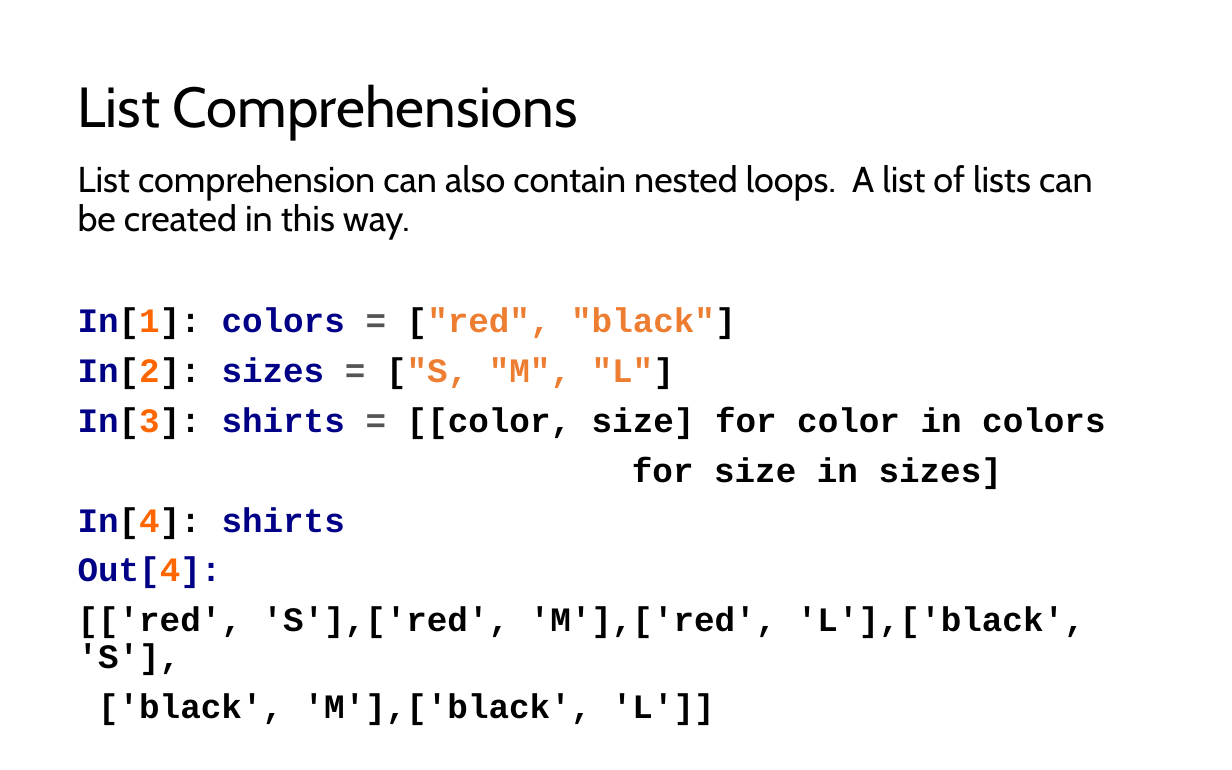
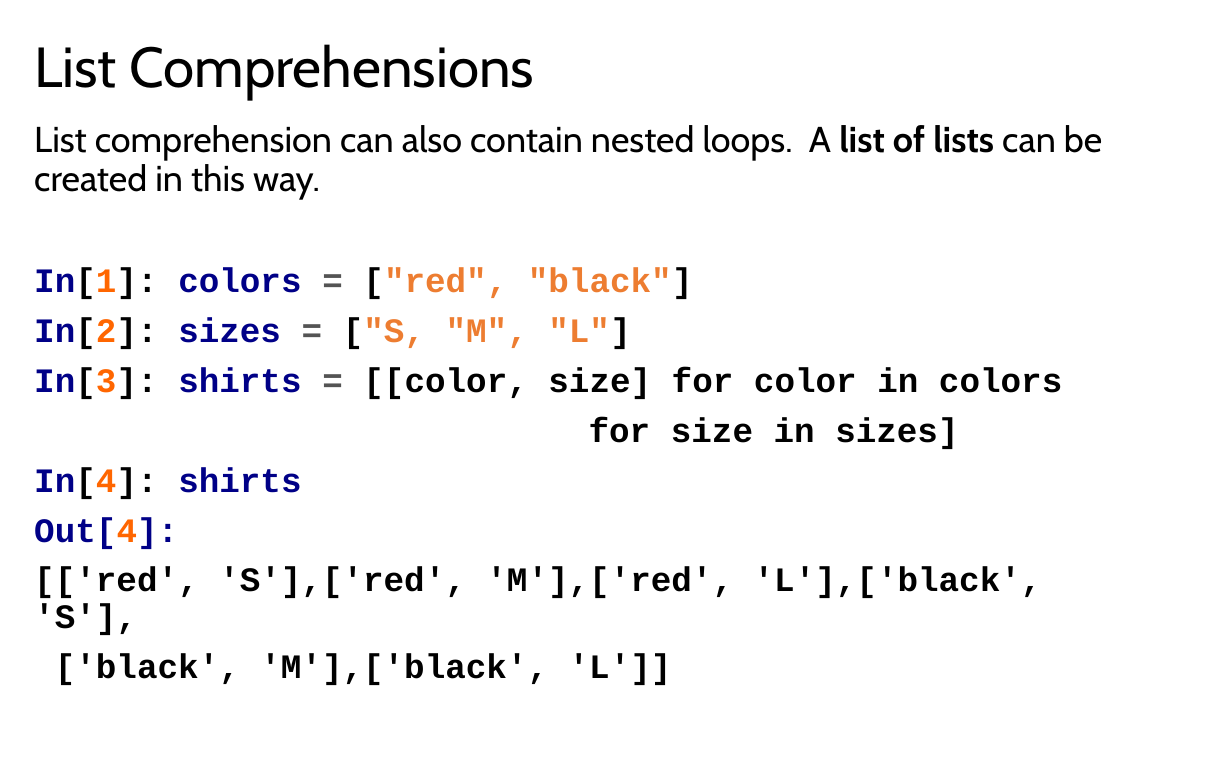
Before and after one commit to LongBaoNguyen/longbaonguyen.github.io, a slide deck: slide 23 of courses/apcsp/lect8.pptx. Drawn at 1232x770 pixels with LibreOffice and Linux fonts; fonts in the diff are those of the drawing. Boxes give left, top, right and bottom in pixels: in the first picture for what was removed or moved away, otherwise in the second. Text is boxed around its words. In the diff, an @@ line names an element or a change of style, - is before the commit and + after.

```diff
--- a/courses/apcsp/lect8.pptx
+++ b/courses/apcsp/lect8.pptx
@@ title "List Comprehensions": place and size @@
-title "List Comprehensions" at <box>78,84,578,140</box>
+title "List Comprehensions" at <box>34,44,535,100</box>
@@ text "List comprehension can also contain ...": place and size @@
-text "List comprehension can also contain ..." at <box>78,165,1105,725</box>
+text "List comprehension can also contain ..." at <box>34,125,1102,685</box>
@@ text at <box>34,125,1102,199</box>: bold on in "list of lists" @@
```
Also in this commit, not shown: 28 other slides changed, 1 slide added, 5 other files.
